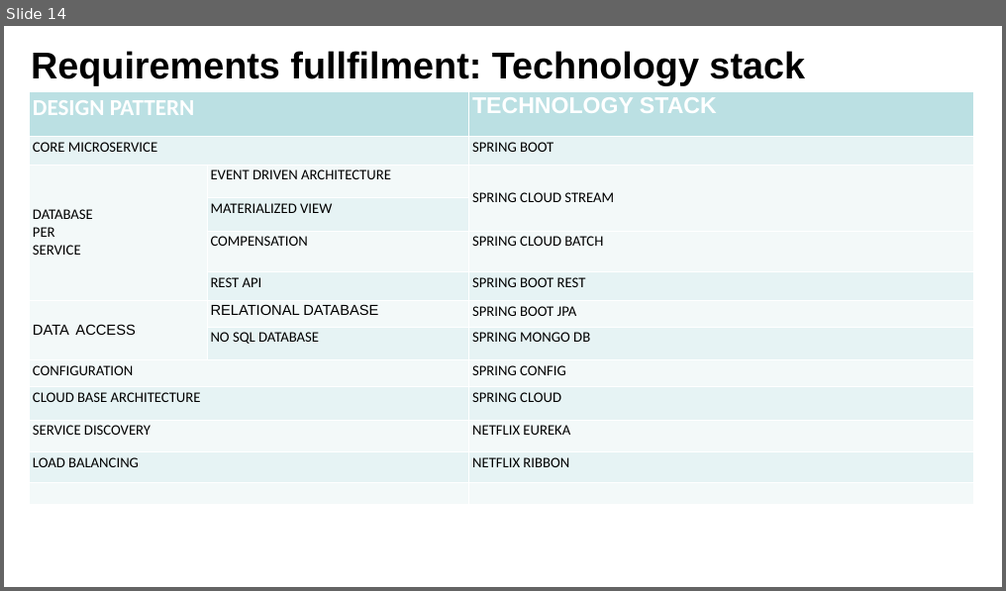
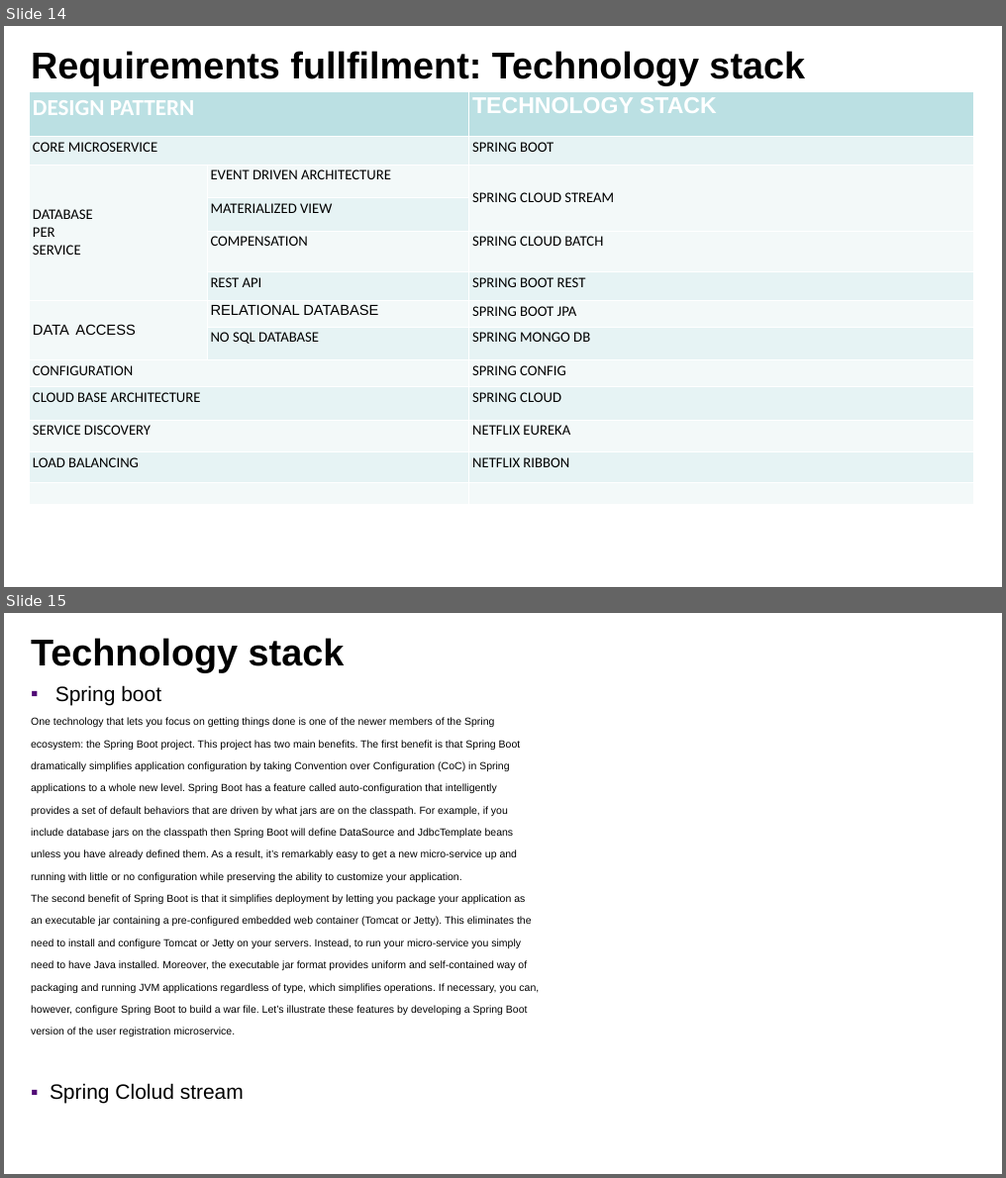
Before and after one commit to lbennardis/microS_code2016_DOCS, a slide deck: luigiBennardisMicroservices.pptx. Shown one above the other, each under a label of ours: slide 14 before the commit, slides 14 and 15 after it. The pictures are 1006x591 and 1006x1178 pixels, drawn with LibreOffice and Linux fonts; fonts in the diff are those of the drawing; background and template pictures are left out. Boxes give left, top, right and bottom in pixels: in the first picture for what was removed or moved away, otherwise in the second. Text is boxed around its words. In the diff, an @@ line names an element or a change of style, - is before the commit and + after.

```diff
--- a/luigiBennardisMicroservices.pptx
+++ b/luigiBennardisMicroservices.pptx
@@ slide 15 added at (4, 613, 1002, 1174), background picture (left out) @@
@@ title added at (31, 638, 345, 672), 72 pt, text #000000, bold @@
+Technology stack
@@ text added at (31, 685, 539, 1104), 20 pt, text #000000 @@
+▪ Spring boot
+One technology that lets you focus on getting things done is one of the newer members of the Spring
+ecosystem: the Spring Boot project. This project has two main benefits. The first benefit is that Spring Boot
+dramatically simplifies application configuration by taking Convention over Configuration (CoC) in Spring
+applications to a whole new level. Spring Boot has a feature called auto-configuration that intelligently
+provides a set of default behaviors that are driven by what jars are on the classpath. For example, if you
+include database jars on the classpath then Spring Boot will define DataSource and JdbcTemplate beans
+unless you have already defined them. As a result, it’s remarkably easy to get a new micro-service up and
+running with little or no configuration while preserving the ability to customize your application.
+The second benefit of Spring Boot is that it simplifies deployment by letting you package your application as
+an executable jar containing a pre-configured embedded web container (Tomcat or Jetty). This eliminates the
+need to install and configure Tomcat or Jetty on your servers. Instead, to run your micro-service you simply
+need to have Java installed. Moreover, the executable jar format provides uniform and self-contained way of
+packaging and running JVM applications regardless of type, which simplifies operations. If necessary, you can,
+however, configure Spring Boot to build a war file. Let’s illustrate these features by developing a Spring Boot
+version of the user registration microservice.
+▪ Spring Clolud stream
```
Also in this commit, not shown: 5 other slides added, 2 other files.
